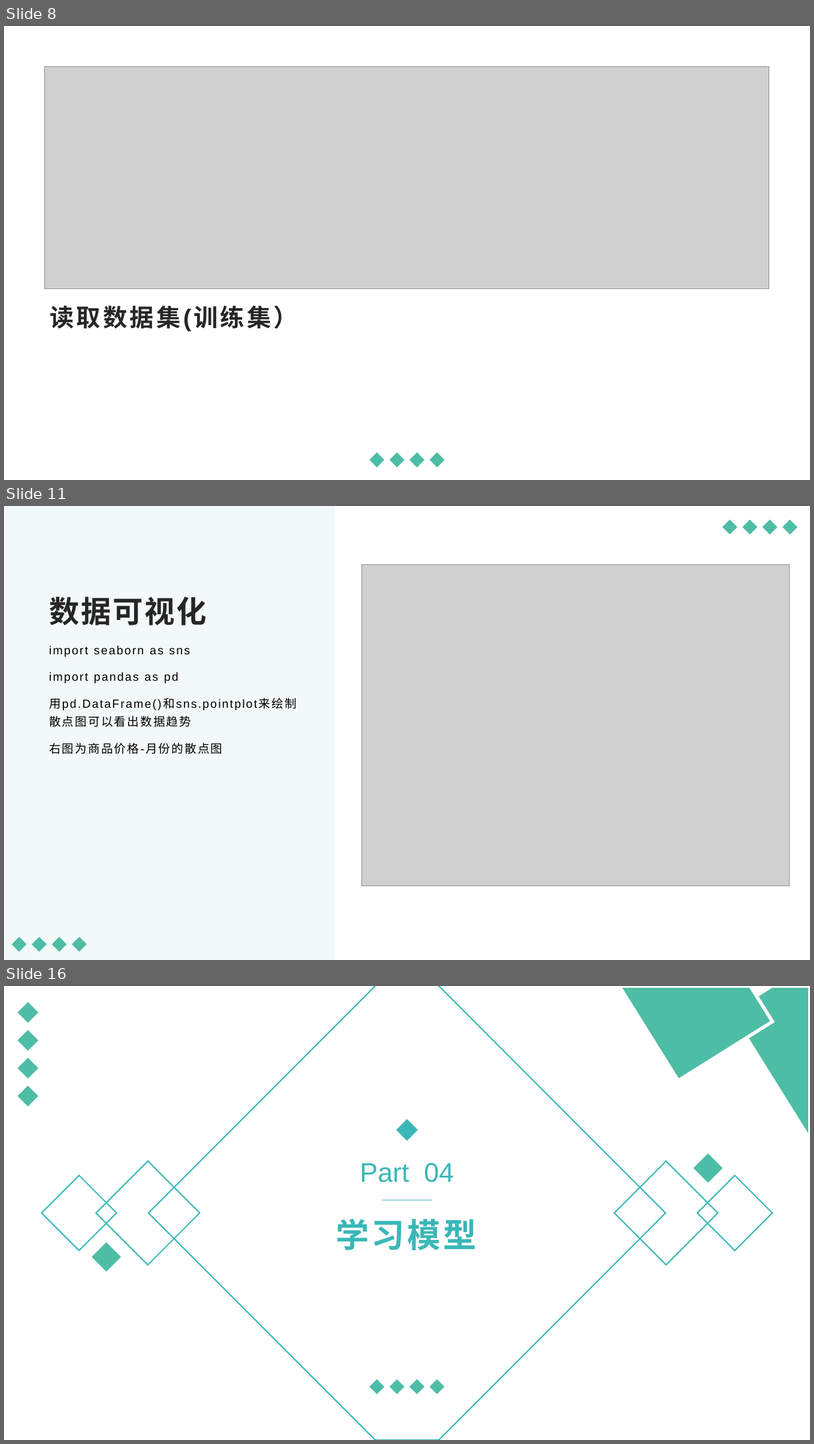
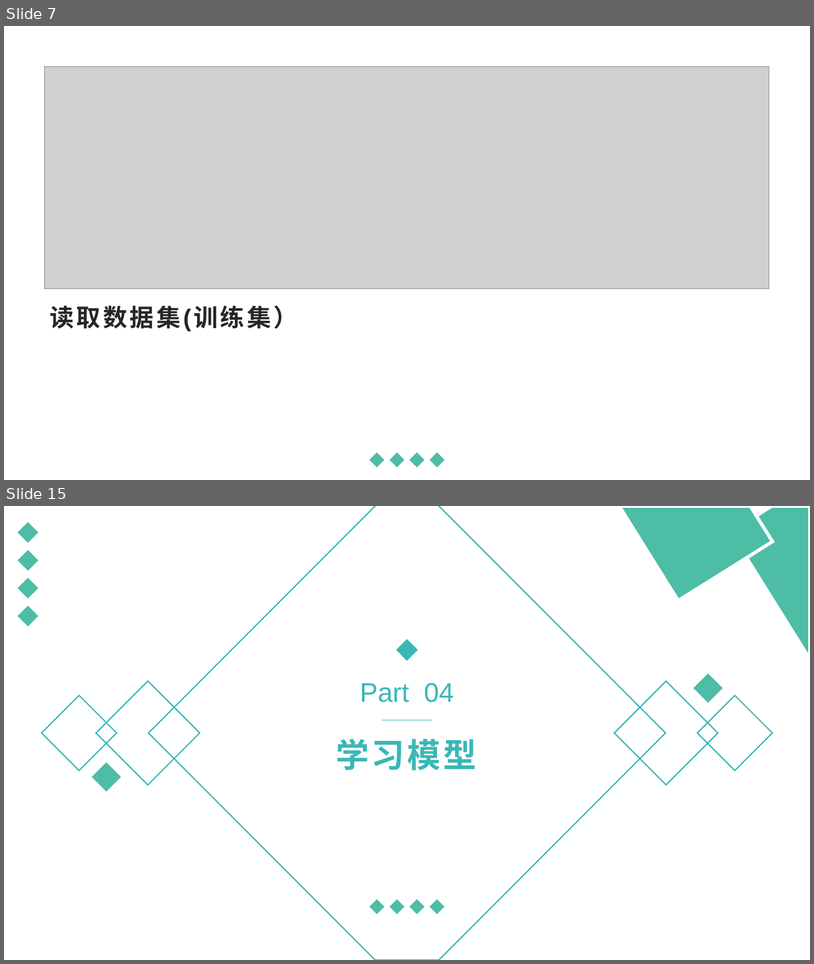
Before and after one commit to ZefanLin159/First-repository, a slide deck: Kaggle/Machine Learning.pptx. Shown one above the other, each under a label of ours: slides 8, 11 and 16 before the commit, slides 7 and 15 after it; the slides between them are not shown. The pictures are 814x1444 and 814x964 pixels, drawn with LibreOffice and Linux fonts; fonts in the diff are those of the drawing; grey boxes stand for pictures. Boxes give left, top, right and bottom in pixels: in the first picture for what was removed or moved away, otherwise in the second. Text is boxed around its words. In the diff, an @@ line names an element or a change of style, - is before the commit and + after.

```diff
--- a/Kaggle/Machine Learning.pptx
+++ b/Kaggle/Machine Learning.pptx
@@ slide 11 removed at [4, 506, 810, 960], background #FFFFFF @@
@@ rectangle removed at [4, 506, 335, 960] @@
@@ group removed at [723, 519, 798, 534]: 4 diamonds @@
@@ picture removed at [362, 565, 791, 886] @@
@@ title removed at [49, 597, 207, 625] @@
-数据可视化
@@ text removed at [49, 645, 257, 754] @@
-import seaborn as sns
-import pandas as pd
-用pd.DataFrame()和sns.pointplot来绘制散点图可以看出数据趋势
-右图为商品价格-月份的散点图
@@ group removed at [12, 937, 87, 952]: 4 diamonds @@
@@ what was slide 8 is now slide 7 @@
@@ what was slide 16 is now slide 15 @@
```
Also in this commit, not shown: 11 slides changed, 1 slide added, 2 other slides removed, 7 other files.
